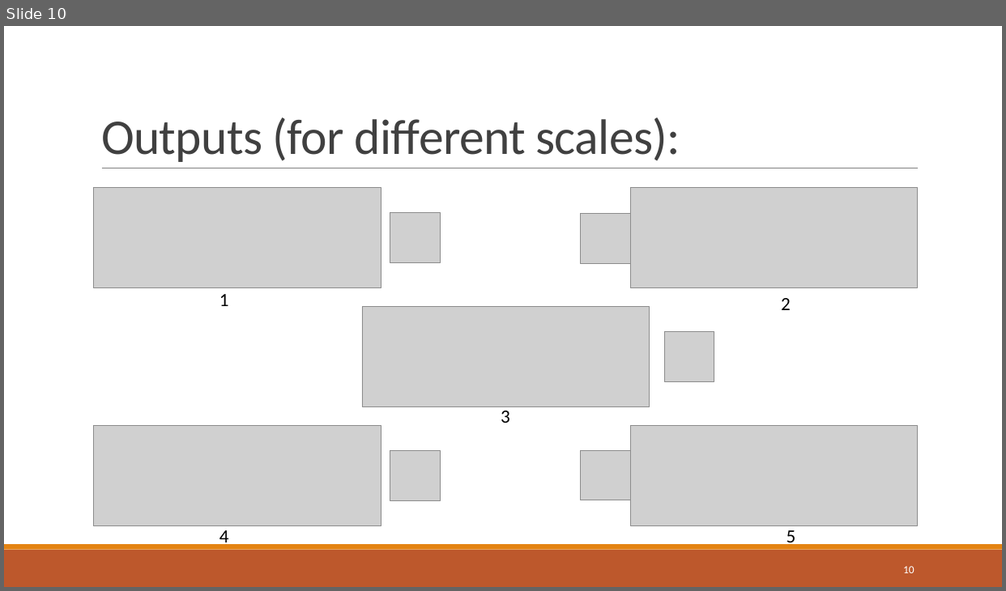
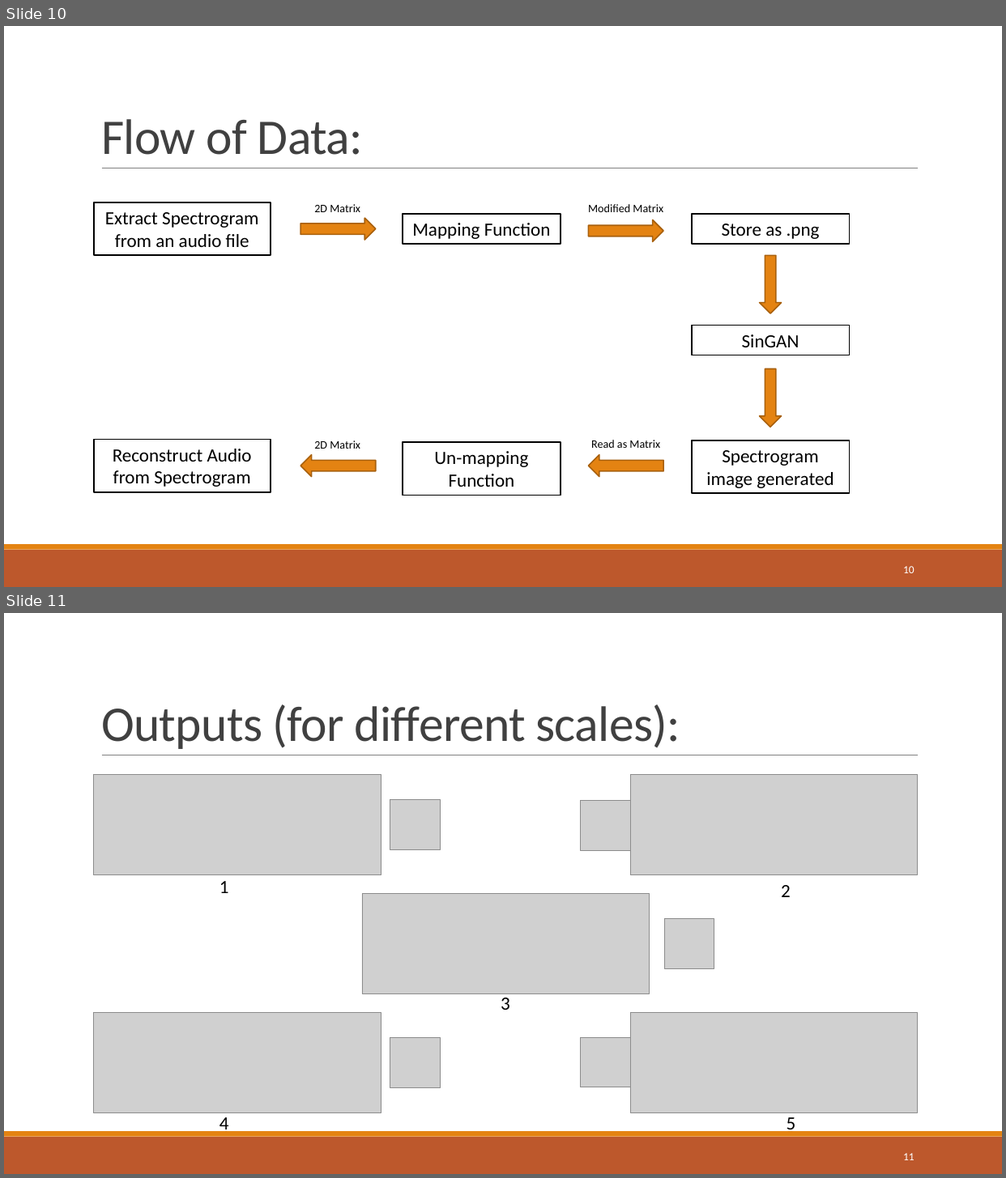
Before and after one commit to shashankshirol/GeneratingNoisySpeechData, a slide deck: PPTs/Shashank/Week - 1.pptx. Shown one above the other, each under a label of ours: slide 10 before the commit, slides 10 and 11 after it. The pictures are 1006x591 and 1006x1178 pixels, drawn with LibreOffice and Linux fonts; fonts in the diff are those of the drawing; grey boxes stand for pictures. Boxes give left, top, right and bottom in pixels: in the first picture for what was removed or moved away, otherwise in the second. Text is boxed around its words. In the diff, an @@ line names an element or a change of style, - is before the commit and + after.

```diff
--- a/PPTs/Shashank/Week - 1.pptx
+++ b/PPTs/Shashank/Week - 1.pptx
@@ slide 10 added at bbox=[4, 26, 1002, 587], background #FFFFFF; not listed: 3 template elements that a slide beside it also shows @@
@@ title added at bbox=[101, 119, 363, 155], 48 pt, text #404040 @@
+Flow of Data:
@@ rectangle added at bbox=[94, 203, 270, 256], fill #FFFFFF, outline #000000 1.25 pt, 18 pt, text #000000 @@
+Extract Spectrogram from an audio file
@@ right arrow added at bbox=[300, 219, 375, 240], fill #E48312, outline #A9610D 1.25 pt @@
@@ text added at bbox=[314, 204, 360, 212], 11 pt, text #000000 @@
+2D Matrix
@@ rectangle added at bbox=[403, 214, 561, 244], fill #FFFFFF, outline #000000 1.25 pt, 18 pt, text #000000 @@
+Mapping Function
@@ text added at bbox=[588, 204, 663, 212], 11 pt, text #000000 @@
+Modified Matrix
@@ right arrow added at bbox=[589, 220, 663, 241], fill #E48312, outline #A9610D 1.25 pt @@
@@ rectangle added at bbox=[692, 214, 850, 244], fill #FFFFFF, outline #000000 1.25 pt, 18 pt, text #000000 @@
+Store as .png
@@ right arrow added at bbox=[760, 255, 782, 314], fill #E48312, outline #A9610D 1.25 pt @@
@@ rectangle added at bbox=[692, 326, 850, 356], fill #FFFFFF, outline #000000 1.25 pt, 18 pt, text #000000 @@
+SinGAN
@@ right arrow added at bbox=[760, 369, 782, 428], fill #E48312, outline #A9610D 1.25 pt @@
@@ rectangle added at bbox=[94, 439, 270, 493], fill #FFFFFF, outline #000000 1.25 pt, 18 pt, text #000000 @@
+Reconstruct Audio from Spectrogram
@@ right arrow added at bbox=[300, 455, 375, 476], fill #E48312, outline #A9610D 1.25 pt @@
@@ text added at bbox=[314, 441, 360, 449], 11 pt, text #000000 @@
+2D Matrix
@@ rectangle added at bbox=[403, 442, 561, 495], fill #FFFFFF, outline #000000 1.25 pt, 18 pt, text #000000 @@
+Un-mapping Function
@@ right arrow added at bbox=[589, 455, 663, 476], fill #E48312, outline #A9610D 1.25 pt @@
@@ text added at bbox=[591, 440, 660, 448], 11 pt, text #000000 @@
+Read as Matrix
@@ rectangle added at bbox=[692, 441, 850, 494], fill #FFFFFF, outline #000000 1.25 pt, 18 pt, text #000000 @@
+Spectrogram image generated
@@ page number added at bbox=[903, 566, 914, 574], 10.5 pt, text #FFFFFF @@
+10
@@ what was slide 10 is now slide 11 @@
@@ page number at bbox=[903, 1153, 914, 1161]: text changed @@
-10
+11
```
Also in this commit, not shown: 4 slides changed.
